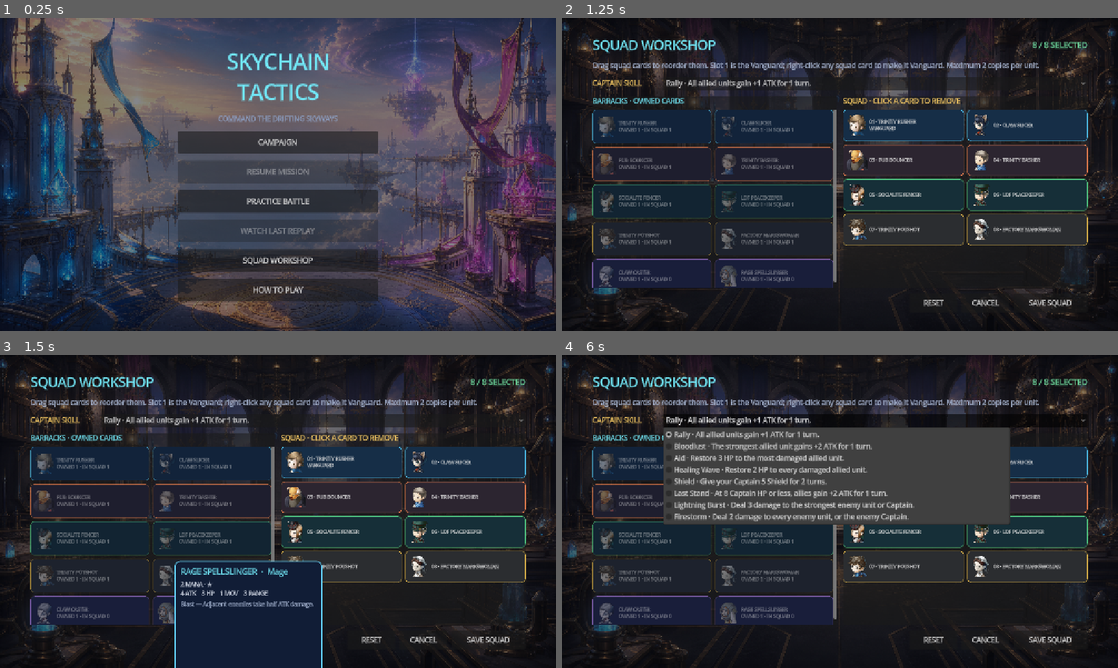
Above: before the commit, frames 1-4 (two rows, left to right).
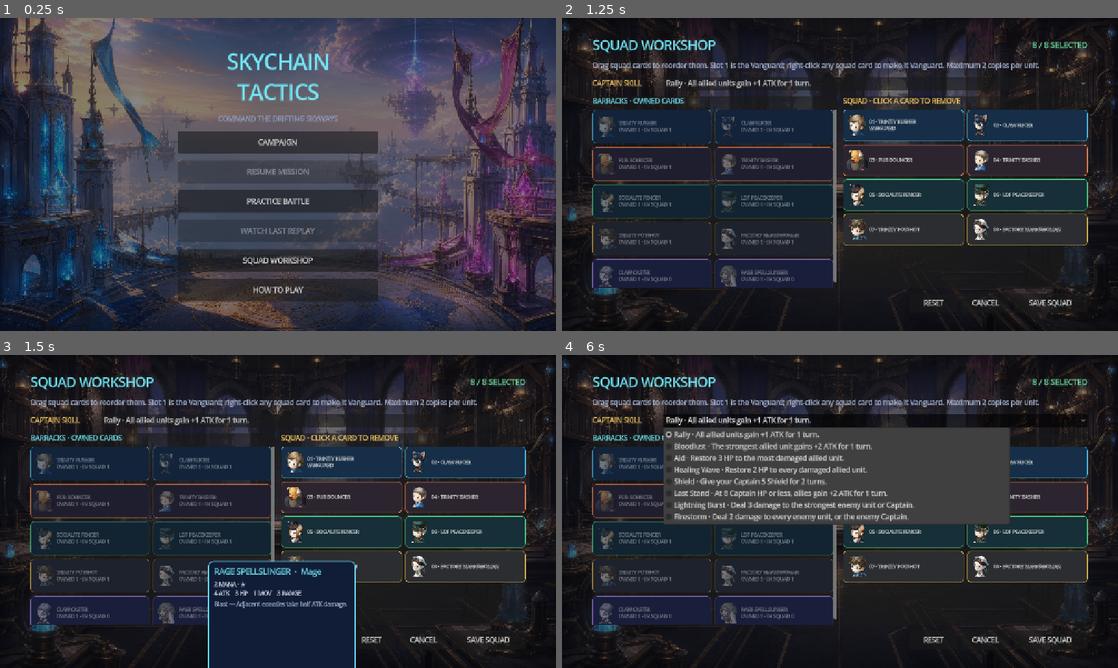
Above: after the commit, the same moments.

Repository: prldd/HeavenStrike
Game: Godot game, scene res://main.tscn
Two runs of this game, one before a commit and one after it. Both use one fixed random seed, a clock stepped at 60 frames per second and the inputs below.
Inputs (mouse positions are in pixels of both pictures, inside the frame that each line leads up to):
- Up to frame 1 (0.25 s): no input
- Up to frame 2 (1.25 s): click (817, 268) at 0.5 s, where only the run before the commit has a clickable "PAUSE"
- Up to frame 3 (1.5 s): click "SPEED 1×" at 1.25 s
- Up to frame 4 (6 s): click "ANIM ON" at 2 s; click "MOTION FULL" at 2.75 s; click "LOG" at 3.5 s; click "?" at 4.25 s; click "SQUAD" at 5 s; click "Rally · All allied units gain…" at 5.75 s

Frames 1-2 are identical in both runs. In frame 3, 4.3% of the frame differs, in the area x 31-64%, y 65-100%; in frame 4, nothing differs.

Commit message:
Implemented rolling replay history and paging.

Diff:
--- a/scripts/battle_simulator.gd
+++ b/scripts/battle_simulator.gd
@@ -102,11 +102,40 @@
 		return {}
 	return parsed
 
+static func load_replay_history(path: String) -> Array:
+	var file := FileAccess.open(path, FileAccess.READ)
+	if file == null:
+		return []
+	var parsed = JSON.parse_string(file.get_as_text())
+	if parsed is not Dictionary or parsed.get("replays", []) is not Array:
+		return []
+	var valid_replays: Array = []
+	for replay in parsed.replays:
+		if replay is Dictionary \
+				and int(replay.get("version", 0)) == 1 \
+				and replay.get("events", []) is Array:
+			valid_replays.append(replay)
+	return valid_replays
+
 func save_replay(path: String, metadata: Dictionary = {}) -> bool:
 	var file := FileAccess.open(path, FileAccess.WRITE)
 	if file == null:
 		return false
 	file.store_string(replay_json(metadata))
+	return true
+
+func archive_replay(path: String, metadata: Dictionary = {}, limit := 10) -> bool:
+	var history := load_replay_history(path)
+	history.push_front(replay_data(metadata))
+	if history.size() > limit:
+		history.resize(limit)
+	var file := FileAccess.open(path, FileAccess.WRITE)
+	if file == null:
+		return false
+	file.store_string(JSON.stringify({
+		"version": 1,
+		"replays": history
+	}, "\t"))
 	return true
 
 static func find_target(actor: Dictionary, units: Array):
--- a/scripts/main.gd
+++ b/scripts/main.gd
@@ -64,7 +64,6 @@
 var hover_ability_label: Label
 var speed_button: Button
 var audio_button: Button
-var pause_button: Button
 var animation_button: Button
 var motion_button: Button
 var battle_audio: BattleAudio
@@ -79,6 +78,8 @@
 var replay_panel: PanelContainer
 var replay_play_button: Button
 var replay_timeline_label: Label
+var replay_previous_button: Button
+var replay_next_button: Button
 var replay_squad_overlay: ColorRect
 var replay_player_squad_grid: GridContainer
 var replay_enemy_squad_grid: GridContainer
@@ -141,6 +142,11 @@
 var replay_playing := false
 var replay_data: Dictionary = {}
 var replay_event_index := 0
+var replay_history: Array = []
+var replay_history_index := 0
+
+const REPLAY_PATH := "user://last_replay.json"
+const REPLAY_HISTORY_PATH := "user://replay_history.json"
 
 func _ready() -> void:
 	_build_interface()
@@ -246,14 +252,6 @@
 	audio_button.custom_minimum_size.x = 96
 	audio_button.pressed.connect(_cycle_audio)
 	action_row.add_child(audio_button)
-
-	pause_button = Button.new()
-	pause_button.text = "PAUSE"
-	pause_button.tooltip_text = "Pause or resume battle resolution."
-	pause_button.custom_minimum_size.x = 68
-	pause_button.process_mode = Node.PROCESS_MODE_ALWAYS
-	pause_button.pressed.connect(_toggle_pause)
-	action_row.add_child(pause_button)
 
 	animation_button = Button.new()
 	animation_button.text = "ANIM ON"
@@ -367,10 +365,6 @@
 	battle_audio.cycle_volume()
 	audio_button.text = battle_audio.label()
 	_save_battle_settings()
-
-func _toggle_pause() -> void:
-	get_tree().paused = not get_tree().paused
-	pause_button.text = "RESUME" if get_tree().paused else "PAUSE"
 
 func _toggle_animation_skip() -> void:
 	skip_animations = not skip_animations
@@ -1087,6 +1081,14 @@
 	replay_timeline_label.size_flags_horizontal = Control.SIZE_EXPAND_FILL
 	replay_timeline_label.horizontal_alignment = HORIZONTAL_ALIGNMENT_CENTER
 	row.add_child(replay_timeline_label)
+	replay_previous_button = Button.new()
+	replay_previous_button.text = "◀ OLDER"
+	replay_previous_button.pressed.connect(_open_older_replay)
+	row.add_child(replay_previous_button)
+	replay_next_button = Button.new()
+	replay_next_button.text = "NEWER ▶"
+	replay_next_button.pressed.connect(_open_newer_replay)
+	row.add_child(replay_next_button)
 
 func _build_replay_squad_overlay() -> void:
 	replay_squad_overlay = ColorRect.new()
@@ -1245,7 +1247,8 @@
 	combat_log_panel.visible = false
 	var saved_run: Dictionary = MissionRunStoreScript.load_run(CampaignStoreScript.MISSIONS.size())
 	resume_button.disabled = saved_run.is_empty()
-	replay_button.disabled = not FileAccess.file_exists("user://last_replay.json")
+	replay_button.disabled = not FileAccess.file_exists(REPLAY_HISTORY_PATH) \
+		and not FileAccess.file_exists(REPLAY_PATH)
 	resume_button.text = "RESUME MISSION"
 	if not saved_run.is_empty():
 		resume_button.text = "RESUME · %s · BATTLE %d" % [
@@ -1260,13 +1263,25 @@
 	_rebuild_mission_list()
 
 func _open_last_replay() -> void:
-	var loaded: Dictionary = BattleSimulatorScript.load_replay("user://last_replay.json")
-	if loaded.is_empty():
+	replay_history = BattleSimulatorScript.load_replay_history(REPLAY_HISTORY_PATH)
+	if replay_history.is_empty():
+		var legacy_replay: Dictionary = BattleSimulatorScript.load_replay(REPLAY_PATH)
+		if not legacy_replay.is_empty():
+			replay_history.append(legacy_replay)
+	if replay_history.is_empty():
 		replay_button.disabled = true
 		return
+	replay_history_index = 0
 	replay_mode = true
 	replay_playing = false
-	replay_data = loaded
+	_load_replay_at_index()
+
+func _load_replay_at_index() -> void:
+	if replay_history_index < 0 or replay_history_index >= replay_history.size():
+		return
+	replay_playing = false
+	replay_play_button.text = "PLAY"
+	replay_data = replay_history[replay_history_index]
 	replay_event_index = 0
 	main_menu_overlay.visible = false
 	mission_overlay.visible = false
@@ -1297,6 +1312,18 @@
 			break
 	_update_replay_timeline()
 	_refresh()
+
+func _open_older_replay() -> void:
+	if replay_history_index + 1 >= replay_history.size():
+		return
+	replay_history_index += 1
+	_load_replay_at_index()
+
+func _open_newer_replay() -> void:
+	if replay_history_index <= 0:
+		return
+	replay_history_index -= 1
+	_load_replay_at_index()
 
 func _close_replay() -> void:
 	replay_playing = false
@@ -1423,9 +1450,12 @@
 
 func _update_replay_timeline() -> void:
 	var count: int = replay_data.get("events", []).size()
-	replay_timeline_label.text = "REPLAY  %d / %d  ·  SEED %s" % [
+	replay_timeline_label.text = "REPLAY %d / %d  ·  EVENT %d / %d  ·  SEED %s" % [
+		replay_history_index + 1, replay_history.size(),
 		replay_event_index, count, str(replay_data.get("seed", 0))
 	]
+	replay_previous_button.disabled = replay_history_index + 1 >= replay_history.size()
+	replay_next_button.disabled = replay_history_index <= 0
 
 func _rebuild_mission_list() -> void:
 	for child in mission_list.get_children():
@@ -2532,10 +2562,12 @@
 		"player_hp": player_hp,
 		"enemy_hp": enemy_hp
 	})
-	battle_simulator.save_replay("user://last_replay.json", {
+	var replay_metadata := {
 		"mission_id": current_mission_id,
 		"encounter_index": current_encounter_index
-	})
+	}
+	battle_simulator.save_replay(REPLAY_PATH, replay_metadata)
+	battle_simulator.archive_replay(REPLAY_HISTORY_PATH, replay_metadata)
 	overlay.visible = true
 	reward_reveal.visible = false
 	result_menu_button.visible = false
--- a/tests/smoke_test.gd
+++ b/tests/smoke_test.gd
@@ -24,6 +24,15 @@
 	assert(simulator.record("test", {"value": 7}).sequence == 1)
 	assert(simulator.replay_data().events.size() == 1)
 	assert(simulator.replay_data().seed == 4242)
+	var replay_history_path := "user://smoke_replay_history.json"
+	for replay_seed in range(12):
+		simulator.reset(replay_seed)
+		simulator.record("test", {"seed": replay_seed})
+		assert(simulator.archive_replay(replay_history_path))
+	var replay_history := BattleSimulatorScript.load_replay_history(replay_history_path)
+	assert(replay_history.size() == 10)
+	assert(replay_history[0].seed == 11)
+	assert(replay_history[9].seed == 2)
 	var damage_target := {"id": 99, "hp": 5, "max_hp": 5}
 	assert(BattleSimulatorScript.apply_unit_damage(damage_target, 3).after == 2)
 	assert(BattleSimulatorScript.apply_unit_healing(damage_target, 2).after == 4)
--- a/tests/ui_smoke_test.gd
+++ b/tests/ui_smoke_test.gd
@@ -121,6 +121,14 @@
 	assert(game.result_primary_button.text == "PLAY AGAIN")
 	assert(game.result_menu_button.visible)
 	game.overlay.visible = false
+	DirAccess.remove_absolute(ProjectSettings.globalize_path("user://replay_history.json"))
+	var older_replay := BattleSimulatorScript.new()
+	older_replay.reset(555)
+	older_replay.record("battle_started", {"player_hp": 20, "enemy_hp": 20})
+	older_replay.record("battle_finished", {
+		"winner": 0, "player_hp": 20, "enemy_hp": 20
+	})
+	assert(older_replay.archive_replay("user://replay_history.json"))
 	var replay := BattleSimulatorScript.new()
 	replay.reset(777)
 	replay.record("battle_started", {
@@ -136,6 +144,7 @@
 		"winner": 0, "player_hp": 20, "enemy_hp": 20
 	})
 	assert(replay.save_replay("user://last_replay.json"))
+	assert(replay.archive_replay("user://replay_history.json"))
 	game._show_main_menu()
 	assert(not game.replay_button.disabled)
 	game._open_last_replay()
@@ -153,8 +162,17 @@
 	await game._apply_next_replay_event()
 	assert(game.units.size() == 1)
 	assert(game.replay_timeline_label.text.contains("SEED 777"))
+	assert(game.replay_timeline_label.text.contains("REPLAY 1 / 2"))
+	assert(not game.replay_previous_button.disabled)
+	assert(game.replay_next_button.disabled)
 	await game._apply_next_replay_event()
 	assert(game.status_message.contains("verified"))
+	game._open_older_replay()
+	assert(game.replay_timeline_label.text.contains("SEED 555"))
+	assert(game.replay_previous_button.disabled)
+	assert(not game.replay_next_button.disabled)
+	game._open_newer_replay()
+	assert(game.replay_timeline_label.text.contains("SEED 777"))
 	game._close_replay()
 	assert(game.menu_button.visible)
 	assert(game.end_button.visible)
